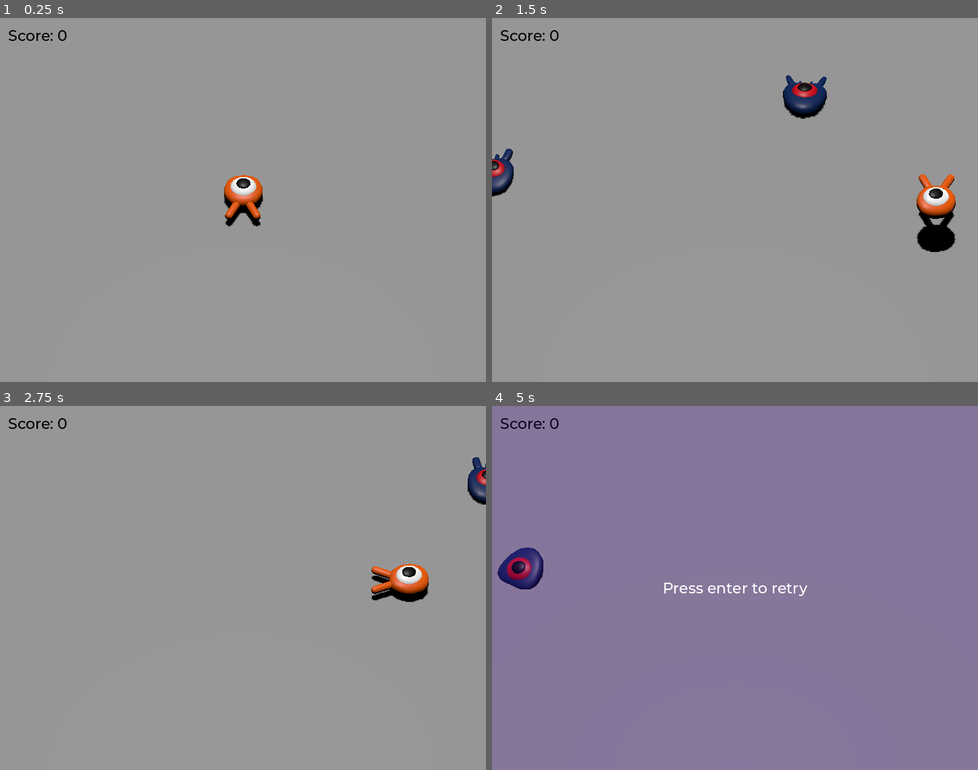
Above: before the commit, frames 1-4 (two rows, left to right).
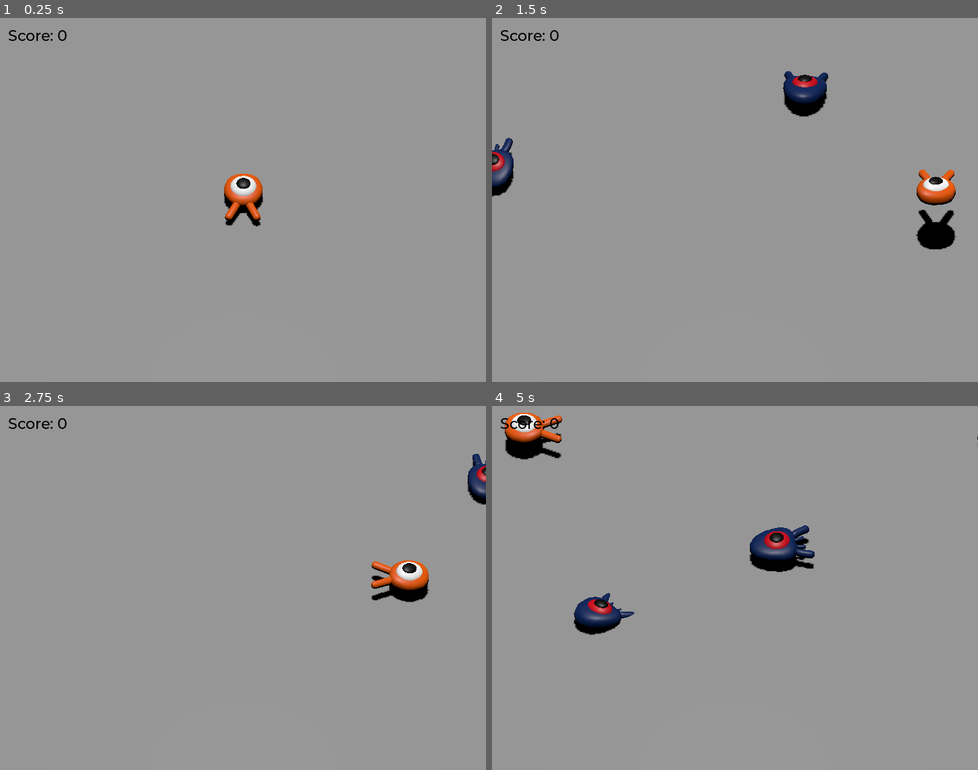
Above: after the commit, the same moments.

Repository: AndreuMB/Squash-the-Creeps-2
Game: Godot game, scene res://main.tscn
Same seed, same stepped clock (60 frames per second), same inputs: the game is played once before the commit and once after it.
Inputs:
- Up to frame 1 (0.25 s): no input
- Up to frame 2 (1.5 s): tap Enter (ui_accept) at 0.5 s; hold D (move_right) 0.53-1.28 s; tap Space (jump) at 0.6, 0.77, 1.07, 1.35 s; hold S (move_back) from 1.28 s (still down)
- Up to frame 3 (2.75 s): tap Space (jump) at 1.52, 1.82, 2.1 s; release S (move_back) at 2.03 s; hold D (move_right) from 2.03 s (still down)
- Up to frame 4 (5 s): release D (move_right) at 2.78 s; hold W (move_forward) 2.78-3.53 s; tap Space (jump) at 2.85, 3.02, 3.32, 3.6, 3.77, 4.07, 4.35, 4.52, 4.82 s; hold Left (move_left) from 3.53 s (still down); tap Enter (ui_accept) at 4.25 s

The runs differ from the first frame. In frame 1, 0.1% of the frame differs, in the area x 46-55%, y 42-58%; in frame 2, 2.2%; in frame 3, 0.9%; in frame 4, 100%, in the area x 0-100%, y 0-100%.

Commit message:
animations

Diff:
--- a/Mob.gd
+++ b/Mob.gd
@@ -17,7 +17,7 @@
 		velocity = Vector3.FORWARD * random_speed
 		# rotate velocity vector to move the mob towars the direction is looking
 		velocity = velocity.rotated(Vector3.UP, rotation.y)
-
+		$AnimationPlayer.speed_scale = random_speed / min_speed
 
 func _physics_process(delta: float) -> void:
 	move_and_slide()
--- a/Player.gd
+++ b/Player.gd
@@ -24,6 +24,9 @@
 	if direction != Vector3.ZERO:
 		direction = direction.normalized()
 		$Pivot.basis = Basis.looking_at(direction)
+		$AnimationPlayer.speed_scale = 4
+	else:
+		$AnimationPlayer.speed_scale = 1
 
 	if is_on_floor() and Input.is_action_just_pressed("jump"):
 		target_velocity.y = jump_impulse
@@ -51,6 +54,10 @@
 				target_velocity.y = bounce_impulse
 				break
 
+	# make the player animation arc when jumping
+	$Pivot.rotation.x = PI / 6 * velocity.y / jump_impulse
+
+
 func die():
 	hit.emit()
 	queue_free()
--- a/mob.tscn
+++ b/mob.tscn
@@ -1,10 +1,44 @@
-[gd_scene load_steps=4 format=3 uid="uid://drtcqtf5novpo"]
+[gd_scene load_steps=6 format=3 uid="uid://drtcqtf5novpo"]
 
 [ext_resource type="Script" uid="uid://bqvgtlop0nedy" path="res://mob.gd" id="1_5gtcl"]
 [ext_resource type="PackedScene" uid="uid://djmylm5itducq" path="res://art/mob.glb" id="2_o25kn"]
 
 [sub_resource type="BoxShape3D" id="BoxShape3D_u5lms"]
 size = Vector3(1.5, 1.5, 2)
+
+[sub_resource type="Animation" id="Animation_nokgg"]
+resource_name = "float"
+length = 1.2
+loop_mode = 1
+tracks/0/type = "value"
+tracks/0/imported = false
+tracks/0/enabled = true
+tracks/0/path = NodePath("Pivot/Character:position")
+tracks/0/interp = 1
+tracks/0/loop_wrap = true
+tracks/0/keys = {
+"times": PackedFloat32Array(0.3, 0.7, 1.2),
+"transitions": PackedFloat32Array(0.420448, 2.07053, 1),
+"update": 0,
+"values": [Vector3(0, 0, 0), Vector3(0, 0.65, 0), Vector3(0, 0.35, 0)]
+}
+tracks/1/type = "value"
+tracks/1/imported = false
+tracks/1/enabled = true
+tracks/1/path = NodePath("Pivot/Character:rotation")
+tracks/1/interp = 1
+tracks/1/loop_wrap = true
+tracks/1/keys = {
+"times": PackedFloat32Array(0.1, 0.5, 1.2),
+"transitions": PackedFloat32Array(0.420448, 0.435275, 1),
+"update": 0,
+"values": [Vector3(0, 0, 0), Vector3(0.139626, 0, 0), Vector3(-0.15708, 0, 0)]
+}
+
+[sub_resource type="AnimationLibrary" id="AnimationLibrary_ubaqv"]
+_data = {
+&"float": SubResource("Animation_nokgg")
+}
 
 [node name="Mob" type="CharacterBody3D" groups=["mob"]]
 collision_layer = 2
@@ -14,6 +48,7 @@
 [node name="Pivot" type="Node3D" parent="."]
 
 [node name="Character" parent="Pivot" instance=ExtResource("2_o25kn")]
+transform = Transform3D(1, 0, 0, 0, 0.987688, 0.156434, 0, -0.156434, 0.987688, 0, 0.35, 0)
 
 [node name="CollisionShape3D" type="CollisionShape3D" parent="."]
 shape = SubResource("BoxShape3D_u5lms")
@@ -21,4 +56,10 @@
 [node name="VisibleOnScreenNotifier3D" type="VisibleOnScreenNotifier3D" parent="."]
 aabb = AABB(-1.5, -1, -2, 3, 2, 4)
 
+[node name="AnimationPlayer" type="AnimationPlayer" parent="."]
+libraries = {
+&"": SubResource("AnimationLibrary_ubaqv")
+}
+autoplay = "float"
+
 [connection signal="screen_exited" from="VisibleOnScreenNotifier3D" to="." method="_on_visible_on_screen_notifier_3d_screen_exited"]
--- a/player.tscn
+++ b/player.tscn
@@ -9,6 +9,69 @@
 [sub_resource type="CylinderShape3D" id="CylinderShape3D_xbsgt"]
 height = 0.4
 radius = 1.2
+
+[sub_resource type="Animation" id="Animation_onrkg"]
+resource_name = "float"
+length = 1.2
+loop_mode = 1
+tracks/0/type = "value"
+tracks/0/imported = false
+tracks/0/enabled = true
+tracks/0/path = NodePath("Pivot/Character:position")
+tracks/0/interp = 1
+tracks/0/loop_wrap = true
+tracks/0/keys = {
+"times": PackedFloat32Array(0.3, 0.7, 1.2),
+"transitions": PackedFloat32Array(0.420448, 2.07053, 1),
+"update": 0,
+"values": [Vector3(0, 0, 0), Vector3(0, 0.65, 0), Vector3(0, 0.35, 0)]
+}
+tracks/1/type = "value"
+tracks/1/imported = false
+tracks/1/enabled = true
+tracks/1/path = NodePath("Pivot/Character:rotation")
+tracks/1/interp = 1
+tracks/1/loop_wrap = true
+tracks/1/keys = {
+"times": PackedFloat32Array(0.1, 0.5, 1.2),
+"transitions": PackedFloat32Array(0.420448, 0.435275, 1),
+"update": 0,
+"values": [Vector3(0, 0, 0), Vector3(0.139626, 0, 0), Vector3(-0.15708, 0, 0)]
+}
+
+[sub_resource type="Animation" id="Animation_i3pqv"]
+resource_name = "RESET"
+length = 0.001
+tracks/0/type = "value"
+tracks/0/imported = false
+tracks/0/enabled = true
+tracks/0/path = NodePath("Pivot/Character:position")
+tracks/0/interp = 1
+tracks/0/loop_wrap = true
+tracks/0/keys = {
+"times": PackedFloat32Array(0),
+"transitions": PackedFloat32Array(1),
+"update": 0,
+"values": [Vector3(0, 0, 0)]
+}
+tracks/1/type = "value"
+tracks/1/imported = false
+tracks/1/enabled = true
+tracks/1/path = NodePath("Pivot/Character:rotation")
+tracks/1/interp = 1
+tracks/1/loop_wrap = true
+tracks/1/keys = {
+"times": PackedFloat32Array(0),
+"transitions": PackedFloat32Array(1),
+"update": 0,
+"values": [Vector3(0, 0, 0)]
+}
+
+[sub_resource type="AnimationLibrary" id="AnimationLibrary_hqtel"]
+_data = {
+&"RESET": SubResource("Animation_i3pqv"),
+&"float": SubResource("Animation_onrkg")
+}
 
 [node name="Player" type="CharacterBody3D"]
 collision_mask = 6
@@ -28,7 +91,13 @@
 monitorable = false
 
 [node name="CollisionShape3D" type="CollisionShape3D" parent="MobDetector"]
-transform = Transform3D(1, 0, 0, 0, 1, 0, 0, 0, 1, 0, 0.3, 0)
+transform = Transform3D(1, 0, 0, 0, 1, 0, 0, 0, 1, 0, 0.352654, 0)
 shape = SubResource("CylinderShape3D_xbsgt")
 
+[node name="AnimationPlayer" type="AnimationPlayer" parent="."]
+libraries = {
+&"": SubResource("AnimationLibrary_hqtel")
+}
+autoplay = "float"
+
 [connection signal="body_entered" from="MobDetector" to="." method="_on_mob_detector_body_entered"]
Not shown: 1 places in player.tscn that only renumber resources
